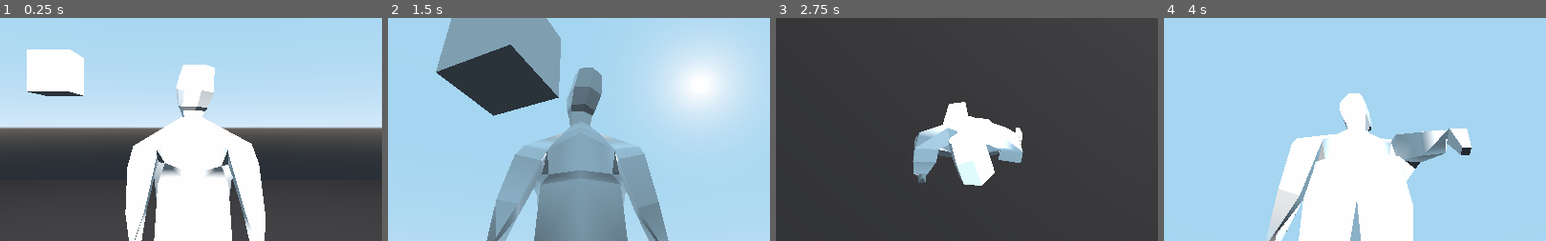
Above: before the commit, frames 1-4 (left to right).
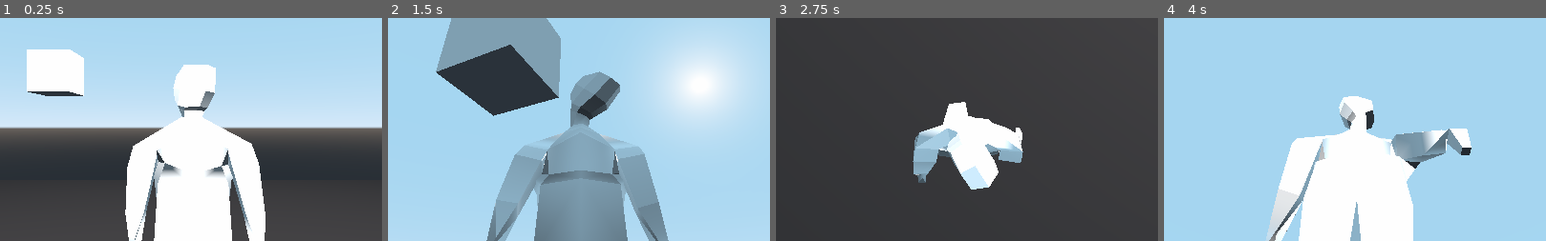
Above: after the commit, the same moments.

Repository: lolajojo/childhood_mystery_prototype
Game: Godot game, scene res://scenes/Main.tscn
Same seed, same stepped clock (60 frames per second), same inputs: the game is played once before the commit and once after it.
Inputs (mouse positions are % of the whole screen's width and height, from its top left):
- Up to frame 1 (0.25 s): no input
- Up to frame 2 (1.5 s): tap Enter at 0.5 s; move the mouse to (72, 45) at 0.52 s; hold D (move_right) 0.53-1.28 s; move the mouse to (30, 55) at 1.27 s; hold S (move_back) from 1.28 s (still down)
- Up to frame 3 (2.75 s): move the mouse to (60, 28) at 2.02 s; release S (move_back) at 2.03 s; hold D (move_right) from 2.03 s (still down)
- Up to frame 4 (4 s): move the mouse to (45, 70) at 2.77 s; release D (move_right) at 2.78 s; hold W (move_forward) 2.78-3.53 s; move the mouse to (80, 65) at 3.52 s; hold A (move_left) from 3.53 s (still down)
The pictures show only the part of the screen within x 25-75%, y 25-75%; the shares and areas given below are measured in that part.

The runs differ from the first frame. In frame 1, 0.6% of the frame differs, in the area x 45-60%, y 20-51%; in frame 2, 2.0%, in the area x 39-61%, y 22-59%; in frame 3, 0.6%; in frame 4, 0.7%.

Commit message:
Rework PointToLookAt to just provide a global origin

Diff:
--- a/childhood-mystery-prototype/scenes/Main.tscn
+++ b/childhood-mystery-prototype/scenes/Main.tscn
@@ -3,7 +3,7 @@
 [ext_resource path="res://scenes/Player.tscn" type="PackedScene" id=1]
 [ext_resource path="res://scripts/MouseRotationPoint.gd" type="Script" id=2]
 [ext_resource path="res://scripts/Main.gd" type="Script" id=3]
-[ext_resource path="res://scripts/PointToLookAt.gd" type="Script" id=4]
+[ext_resource path="res://scripts/Position3DGlobalOriginProvider.gd" type="Script" id=4]
 
 [sub_resource type="BoxShape" id=1]
 
@@ -36,6 +36,9 @@
 [node name="Player" parent="." instance=ExtResource( 1 )]
 rotation_ref_nodePath = NodePath("CameraPivot")
 
+[node name="SkeletonPointUpdater" parent="Player" index="3"]
+target_node_path = NodePath("../../PointToLookAt")
+
 [node name="CameraPivot" type="Position3D" parent="Player"]
 transform = Transform( 1, 0, 0, 0, 1, 0, 0, 0, 1, 0, 4.74677, 0 )
 script = ExtResource( 2 )
@@ -46,10 +49,6 @@
 [node name="PointToLookAt" type="Position3D" parent="."]
 transform = Transform( 1, 0, 0, 0, 1, 0, 0, 0, 1, 6.77421, 7.69795, 10.213 )
 script = ExtResource( 4 )
-skeleton_path = NodePath("../Player/Pivot/lp_dummy/Armature/Skeleton")
-bone_name = "Head"
-min_rotation = Vector3( -10, -20, -30 )
-max_rotation = Vector3( 10, 20, 30 )
 
 [node name="Spatial" type="Spatial" parent="PointToLookAt"]
 
--- a/childhood-mystery-prototype/scenes/Player.tscn
+++ b/childhood-mystery-prototype/scenes/Player.tscn
@@ -1,10 +1,11 @@
-[gd_scene load_steps=7 format=2]
+[gd_scene load_steps=8 format=2]
 
 [ext_resource path="res://scenes/lp_dummy.tscn" type="PackedScene" id=1]
 [ext_resource path="res://scripts/Player.gd" type="Script" id=2]
 [ext_resource path="res://animations/walking.tres" type="Animation" id=3]
 [ext_resource path="res://animations/idle.tres" type="Animation" id=4]
 [ext_resource path="res://scripts/AnimationPlayer.gd" type="Script" id=5]
+[ext_resource path="res://scripts/SkeletonLookingPointUpdater.gd" type="Script" id=6]
 
 [sub_resource type="CapsuleShape" id=1]
 radius = 1.0668
@@ -28,5 +29,12 @@
 anims/walking = ExtResource( 3 )
 script = ExtResource( 5 )
 
+[node name="SkeletonPointUpdater" type="Position3D" parent="."]
+script = ExtResource( 6 )
+skeleton_path = NodePath("../Pivot/lp_dummy/Armature/Skeleton")
+bone_name = "Head"
+
 [connection signal="idling" from="." to="AnimationPlayer" method="_on_Player_idling"]
 [connection signal="start_moving" from="." to="AnimationPlayer" method="_on_Player_start_moving"]
+
+[editable path="Pivot/lp_dummy"]
--- /dev/null
+++ b/childhood-mystery-prototype/scripts/Position3DGlobalOriginProvider.gd
@@ -0,0 +1,5 @@
+extends Position3D
+
+
+func get_global_origin():
+	return global_transform.origin
--- a/childhood-mystery-prototype/scripts/PointToLookAt.gd
+++ b/childhood-mystery-prototype/scripts/SkeletonLookingPointUpdater.gd
@@ -1,34 +1,45 @@
 extends Position3D
 
-
+# Editor
 export(NodePath) var skeleton_path
 export(String) var bone_name
-export(Vector3) var min_rotation = Vector3(-45, -90, -30)
-export(Vector3) var max_rotation = Vector3(45, 90, 30)
+
+export(NodePath) var target_node_path
+
+export(Vector3) var min_rotation_vector = Vector3(-45, -90, -30)
+export(Vector3) var max_rotation_vector = Vector3(45, 90, 30)
+
 
 var skeleton_node: Skeleton
+var target_node: Node
+
 var basis_corrector: LimitBasisCorrector
 
+# Lifecycle
 func _ready():
 	skeleton_node = get_node(skeleton_path)
+	target_node = get_node(target_node_path)
 	basis_corrector = LimitBasisCorrector.new()
+
 
 func _exit_tree():
 	basis_corrector.free()
+
 
 func _physics_process(delta):
 	if skeleton_node == null:
 		return
 
 	var bone_id = skeleton_node.find_bone(bone_name)
-	var target_position = skeleton_node.global_transform.xform_inv(global_transform.origin)
+	var point_to_look_at = target_node.get_global_origin()
+	var target_position = skeleton_node.global_transform.xform_inv(point_to_look_at)
 
 	var rest_global_pose: Transform = skeleton_node.get_bone_global_pose(bone_id)
 	rest_global_pose = rest_global_pose.looking_at(target_position, Vector3.UP)
 	rest_global_pose.basis = rest_global_pose.basis.rotated(rest_global_pose.basis.y, deg2rad(180.0))
 	rest_global_pose.basis = basis_corrector.correct_basis_with_limits(
 		rest_global_pose.basis,
-		min_rotation,
-		max_rotation)
+		min_rotation_vector,
+		max_rotation_vector)
 
 	skeleton_node.set_bone_global_pose_override(bone_id, rest_global_pose, 1.0, true)
